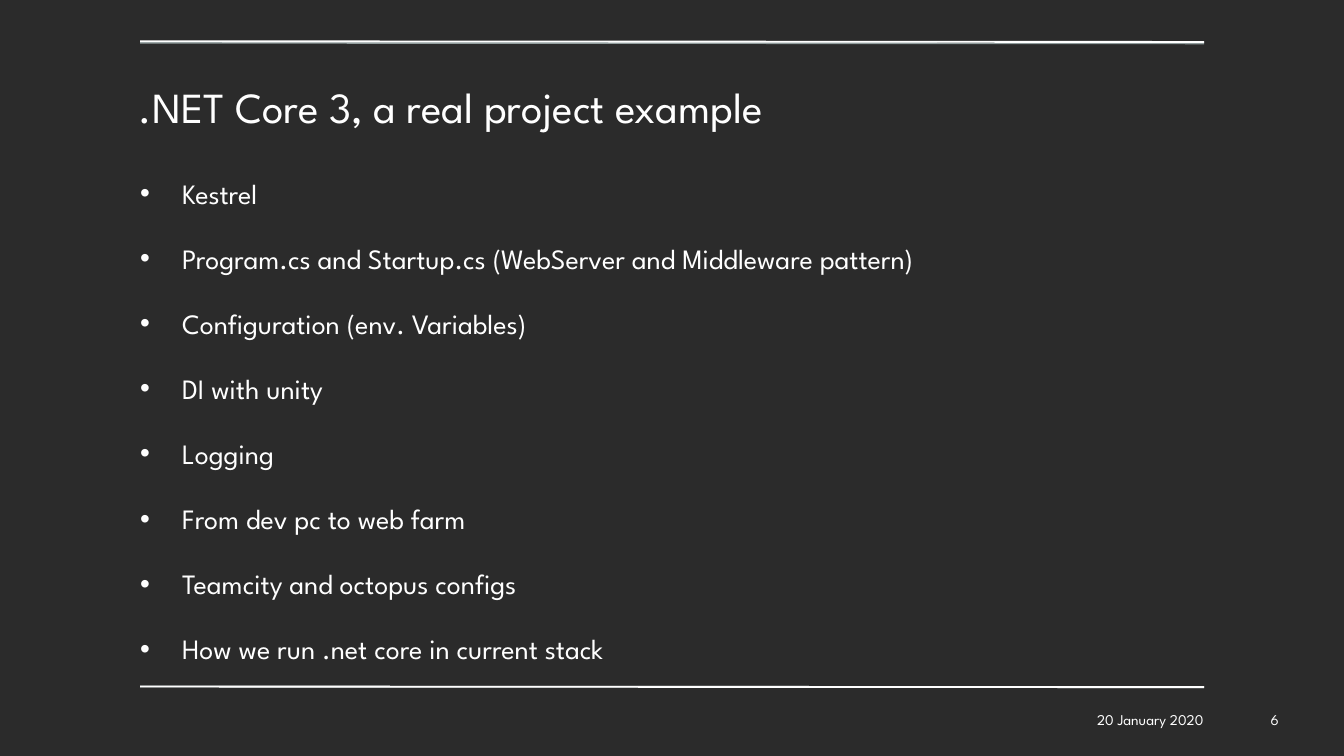
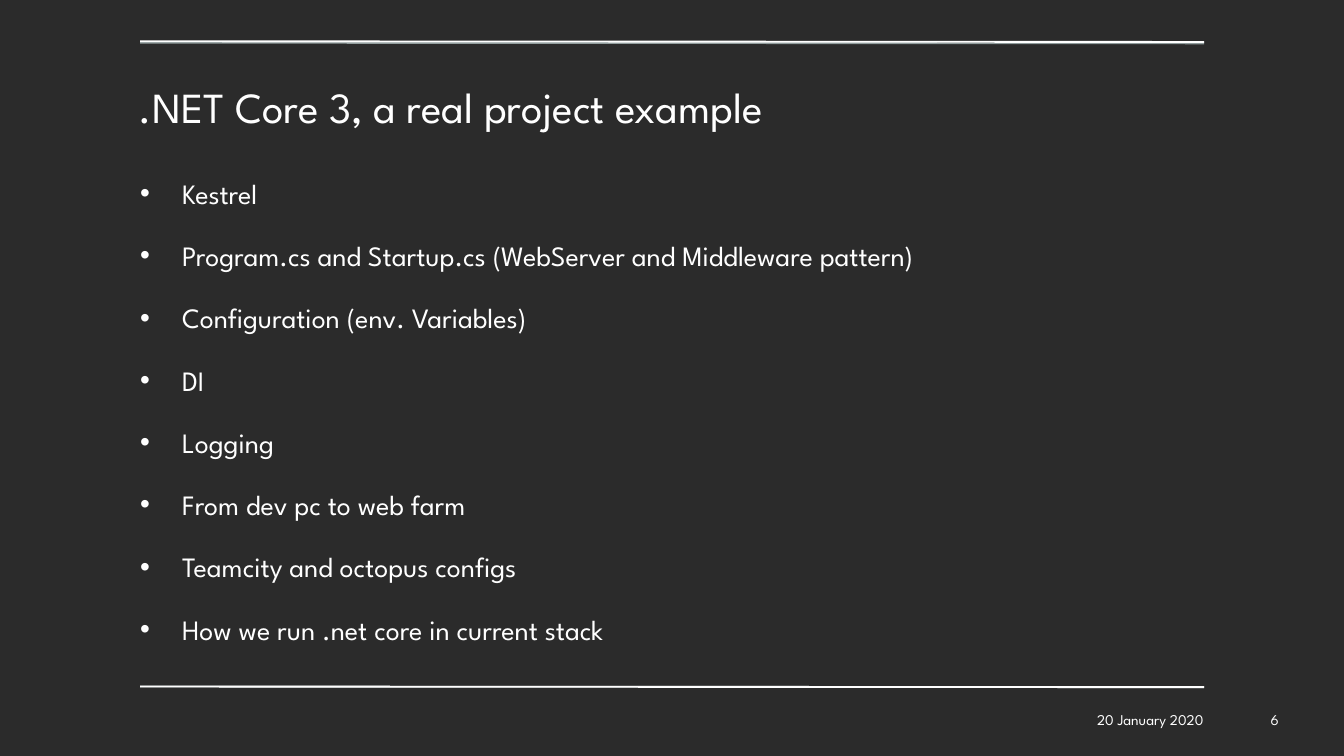
Before and after one commit to overbit/presentations, a slide deck: slide 6 of .NET Core 3 in a nutshell.pptx. Drawn at 1344x756 pixels with LibreOffice and Linux fonts; fonts in the diff are those of the drawing; background and template pictures are left out; a plain dark background stands for a picture behind light text. Boxes give left, top, right and bottom in pixels: in the first picture for what was removed or moved away, otherwise in the second. Text is boxed around its words. In the diff, an @@ line names an element or a change of style, - is before the commit and + after.

Commit message:
Update .NET core 3 presentation

```diff
--- a/.NET Core 3 in a nutshell.pptx
+++ b/.NET Core 3 in a nutshell.pptx
@@ text at (182,184,913,641): less space between paragraphs @@
@@ text at (182,372,204,391): text changed @@
-• DI with unity
+• DI
```
